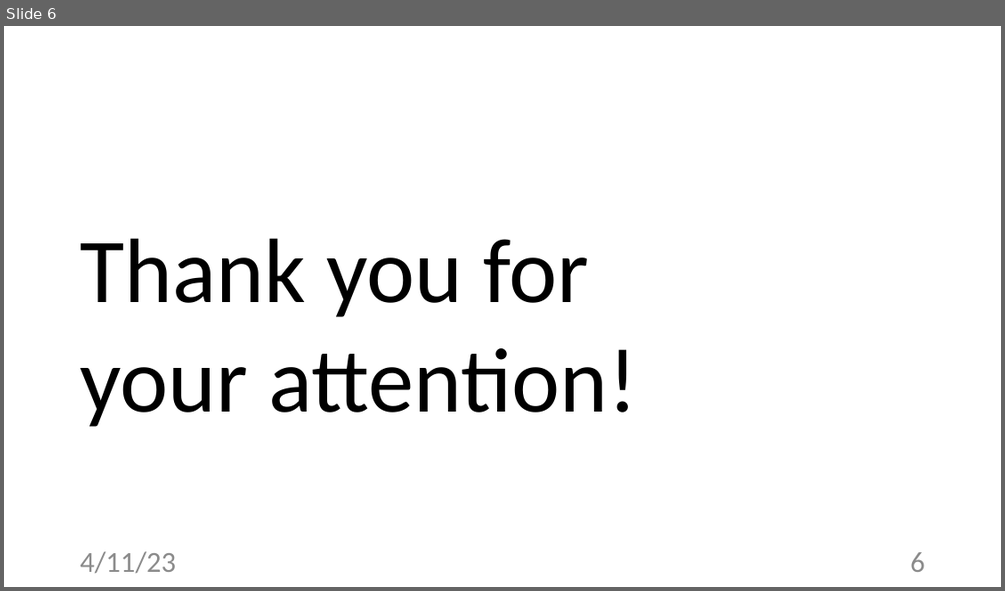
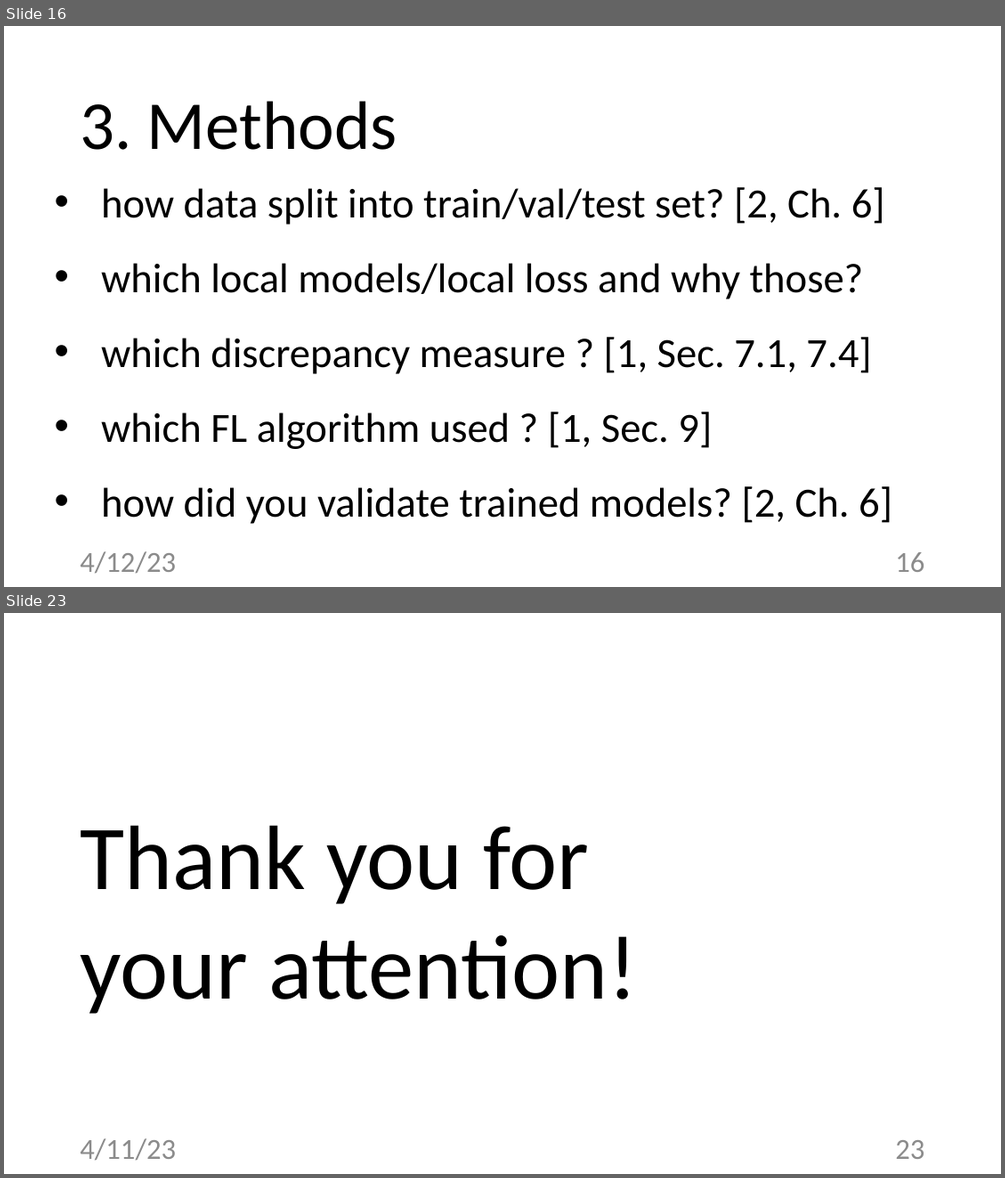
Before and after one commit to alexjungaalto/FederatedLearning, a slide deck: slides/CS-E4740_FLProject.pptx. Shown one above the other, each under a label of ours: slide 6 before the commit, slides 16 and 23 after it; the slides between them are not shown. The pictures are 1005x591 and 1005x1178 pixels, drawn with LibreOffice and Linux fonts; fonts in the diff are those of the drawing. Boxes give left, top, right and bottom in pixels: in the first picture for what was removed or moved away, otherwise in the second. Text is boxed around its words. In the diff, an @@ line names an element or a change of style, - is before the commit and + after.

```diff
--- a/slides/CS-E4740_FLProject.pptx
+++ b/slides/CS-E4740_FLProject.pptx
@@ slide 16 added at (4,26,1001,587), background #FFFFFF @@
@@ text added at (80,101,397,150), 66 pt, text #000000 @@
+3. Methods
@@ text added at (101,187,892,524), 40 pt, text #000000 @@
+• how data split into train/val/test set? [2, Ch. 6]
+• which local models/local loss and why those?
+• which discrepancy measure ? [1, Sec. 7.1, 7.4]
+• which FL algorithm used ? [1, Sec. 9]
+• how did you validate trained models? [2, Ch. 6]
@@ text added at (80,551,176,573), 28 pt, text #8C8C8C @@
+4/12/23
@@ page number added at (895,552,924,572), 28 pt, text #8C8C8C @@
+16
@@ what was slide 6 is now slide 23 @@
@@ page number at (895,1140,924,1159): text changed @@
-6
+23
```
Also in this commit, not shown: 4 slides changed, 16 other slides added, 3 other files.
